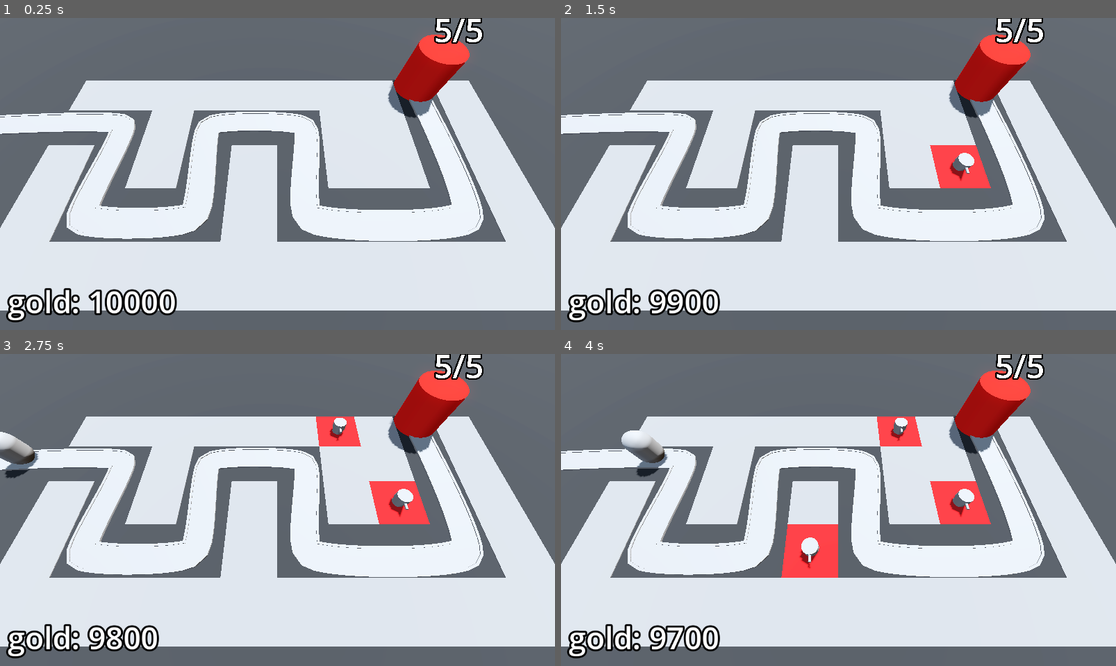
Above: before the commit, frames 1-4 (two rows, left to right).
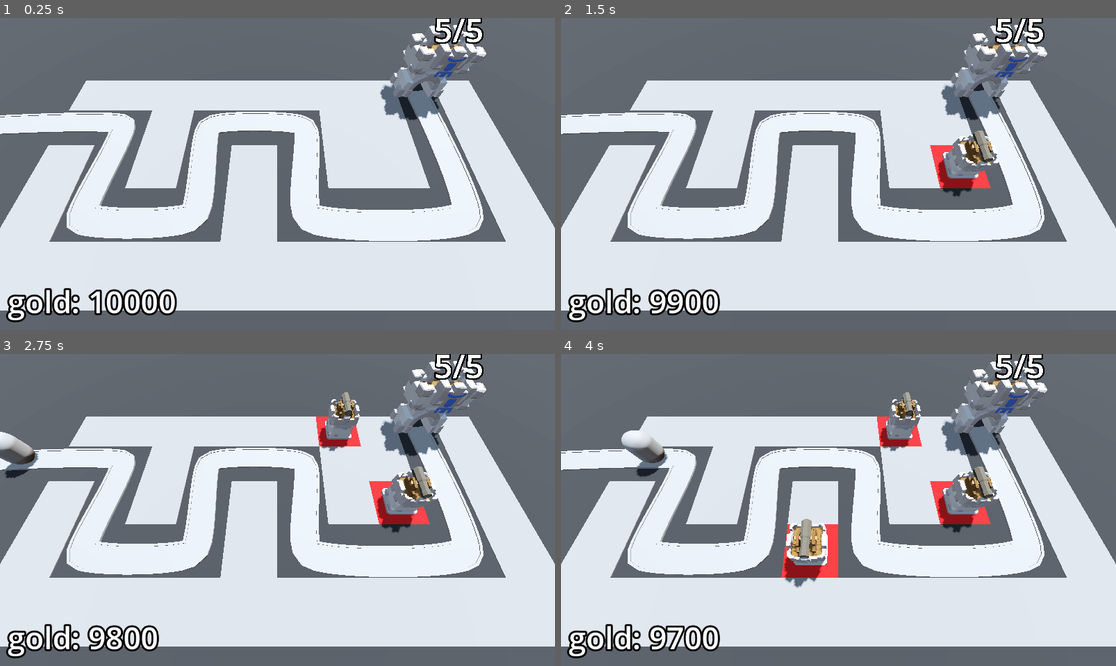
Above: after the commit, the same moments.

Repository: AllanSechrist/BarbarianBlaster
Game: Godot game, scene res://BaseLevel.tscn
Two runs of this game, one before a commit and one after it. Both use one fixed random seed, a clock stepped at 60 frames per second and the inputs below.
Inputs (mouse positions are in pixels of both pictures, inside the frame that each line leads up to):
- Up to frame 1 (0.25 s): no input
- Up to frame 2 (1.5 s): tap Enter at 0.5 s; move the mouse to (960, 158) at 0.52 s; press the mouse at (960, 158) at 0.53 s; tap Space at 1.25 s; move the mouse to (727, 189) at 1.27 s; release the mouse at (727, 189) at 1.28 s; click (727, 189) at 1.35 s
- Up to frame 3 (2.75 s): tap Enter at 2 s; move the mouse to (333, 441) at 2.02 s; press the mouse at (333, 441) at 2.03 s
- Up to frame 4 (4 s): move the mouse to (810, 572) at 2.77 s; release the mouse at (810, 572) at 2.78 s; click (810, 572) at 2.85 s; move the mouse to (1005, 556) at 3.52 s; press the mouse at (1005, 556) at 3.53 s

The runs differ from the first frame. In frame 1, 2.4% of the frame differs, in the area x 68-88%, y 2-33%; in frame 2, 3.7%; in frame 3, 4.5%; in frame 4, 5.8%, in the area x 40-88%, y 2-76%.

Commit message:
Add assets for base and turret to game

Diff:
--- a/Base/base.tscn
+++ b/Base/base.tscn
@@ -1,19 +1,10 @@
 [gd_scene load_steps=3 format=3 uid="uid://b6a3tfb71rtov"]
 
 [ext_resource type="Script" uid="uid://bi5e6k18ll8yd" path="res://Base/base.gd" id="1_u1x2a"]
-
-[sub_resource type="StandardMaterial3D" id="StandardMaterial3D_5x8ra"]
-albedo_color = Color(0.972549, 0.09019608, 0.039215688, 1)
+[ext_resource type="PackedScene" uid="uid://dehkdk0u144ki" path="res://Assets/Base.glb" id="2_n5f2c"]
 
 [node name="Base" type="Node3D" groups=["base"]]
 script = ExtResource("1_u1x2a")
-
-[node name="CSGCylinder3D" type="CSGCylinder3D" parent="."]
-transform = Transform3D(1, 0, 0, 0, 1, 0, 0, 0, 1, 0, 2, 0)
-radius = 2.0
-height = 4.0
-sides = 32
-material = SubResource("StandardMaterial3D_5x8ra")
 
 [node name="Label3D" type="Label3D" parent="."]
 transform = Transform3D(1, 0, 0, 0, 1, 0, 0, 0, 1, 0, 5.5, 0)
@@ -21,3 +12,5 @@
 text = "Starting Health"
 font_size = 500
 outline_size = 100
+
+[node name="Base" parent="." instance=ExtResource("2_n5f2c")]
--- a/Turret/turret.gd
+++ b/Turret/turret.gd
@@ -3,8 +3,10 @@
 @export var projectile: PackedScene
 @export var turret_range := 10.0
 
-@onready var turret_top: MeshInstance3D = $TurretBase/TurretTop
+@onready var turret_top: Node3D = $TurretBase/TurretTop
 @onready var animation_player: AnimationPlayer = $AnimationPlayer
+@onready var cannon: Node3D = $TurretBase/TurretTop/Cannon
+@onready var turret_base: Node3D = $TurretBase
 
 var enemy_path: Path3D
 var target: PathFollow3D
@@ -12,15 +14,15 @@
 func _physics_process(delta: float) -> void:
 	target = find_best_target()
 	if target:
-		look_at(target.global_position, Vector3.UP, true)
+		turret_base.look_at(target.global_position, Vector3.UP, true)
 
 func _on_timer_timeout() -> void:
 	if target:
 		var shot = projectile.instantiate()
 		animation_player.play("fire")
 		add_child(shot)
-		shot.global_position = turret_top.global_position
-		shot.direction = global_transform.basis.z
+		shot.global_position = cannon.global_position
+		shot.direction = turret_base.global_transform.basis.z
 
 func find_best_target() -> PathFollow3D:
 	var best_target = null
--- a/Turret/turret.tscn
+++ b/Turret/turret.tscn
@@ -1,20 +1,24 @@
-[gd_scene load_steps=9 format=3 uid="uid://d01unib15e15u"]
+[gd_scene load_steps=8 format=3 uid="uid://d01unib15e15u"]
 
 [ext_resource type="Script" uid="uid://coqbxcwumauv" path="res://Turret/turret.gd" id="1_5kpma"]
 [ext_resource type="PackedScene" uid="uid://dhke6s5rq7xo4" path="res://Turret/projectile.tscn" id="2_djkev"]
+[ext_resource type="PackedScene" uid="uid://cccce5hh3tb12" path="res://Assets/Cannon.glb" id="3_r754r"]
+[ext_resource type="PackedScene" uid="uid://bk36bewotoxdt" path="res://Assets/TurretBase.glb" id="4_2avlq"]
 
-[sub_resource type="CylinderMesh" id="CylinderMesh_cb20n"]
-height = 1.0
-
-[sub_resource type="CylinderMesh" id="CylinderMesh_5kpma"]
-top_radius = 0.6
-bottom_radius = 0.6
-height = 0.6
-
-[sub_resource type="CylinderMesh" id="CylinderMesh_djkev"]
-top_radius = 0.1
-bottom_radius = 0.1
-height = 0.5
+[sub_resource type="Animation" id="Animation_ttsi1"]
+length = 0.001
+tracks/0/type = "value"
+tracks/0/imported = false
+tracks/0/enabled = true
+tracks/0/path = NodePath("TurretBase/TurretTop:position")
+tracks/0/interp = 1
+tracks/0/loop_wrap = true
+tracks/0/keys = {
+"times": PackedFloat32Array(0),
+"transitions": PackedFloat32Array(1),
+"update": 0,
+"values": [Vector3(0, 0.3, 0)]
+}
 
 [sub_resource type="Animation" id="Animation_djkev"]
 resource_name = "fire"
@@ -22,29 +26,14 @@
 tracks/0/type = "value"
 tracks/0/imported = false
 tracks/0/enabled = true
-tracks/0/path = NodePath("TurretBase/TurretTop/Barrel:position")
+tracks/0/path = NodePath("TurretBase/TurretTop:position")
 tracks/0/interp = 1
 tracks/0/loop_wrap = true
 tracks/0/keys = {
 "times": PackedFloat32Array(0, 0.3),
 "transitions": PackedFloat32Array(1, 1),
 "update": 0,
-"values": [Vector3(0, 0, 0.4), Vector3(0, 0, 0.8)]
-}
-
-[sub_resource type="Animation" id="Animation_ttsi1"]
-length = 0.001
-tracks/0/type = "value"
-tracks/0/imported = false
-tracks/0/enabled = true
-tracks/0/path = NodePath("TurretBase/TurretTop/Barrel:position")
-tracks/0/interp = 1
-tracks/0/loop_wrap = true
-tracks/0/keys = {
-"times": PackedFloat32Array(0),
-"transitions": PackedFloat32Array(1),
-"update": 0,
-"values": [Vector3(0, 0, 0.8)]
+"values": [Vector3(0, 0.3, 0), Vector3(0, 0.3, 0.4)]
 }
 
 [sub_resource type="AnimationLibrary" id="AnimationLibrary_ttsi1"]
@@ -57,17 +46,14 @@
 script = ExtResource("1_5kpma")
 projectile = ExtResource("2_djkev")
 
-[node name="TurretBase" type="MeshInstance3D" parent="."]
+[node name="TurretBase" type="Node3D" parent="."]
 transform = Transform3D(1, 0, 0, 0, 1, 0, 0, 0, 1, 0, 0.5, 0)
-mesh = SubResource("CylinderMesh_cb20n")
 
-[node name="TurretTop" type="MeshInstance3D" parent="TurretBase"]
+[node name="TurretTop" type="Node3D" parent="TurretBase"]
 transform = Transform3D(1, 0, 0, 0, 1, 0, 0, 0, 1, 0, 0.3, 0)
-mesh = SubResource("CylinderMesh_5kpma")
 
-[node name="Barrel" type="MeshInstance3D" parent="TurretBase/TurretTop"]
-transform = Transform3D(1, 0, 0, 0, -4.371139e-08, -1, 0, 1, -4.371139e-08, 0, 0, 0.8)
-mesh = SubResource("CylinderMesh_djkev")
+[node name="Cannon" parent="TurretBase/TurretTop" instance=ExtResource("3_r754r")]
+transform = Transform3D(1, 0, 0, 0, 1, 0, 0, 0, 1, 0, 1.4, 0)
 
 [node name="Timer" type="Timer" parent="."]
 autostart = true
@@ -77,4 +63,6 @@
 &"": SubResource("AnimationLibrary_ttsi1")
 }
 
+[node name="TurretBase2" parent="." instance=ExtResource("4_2avlq")]
+
 [connection signal="timeout" from="Timer" to="." method="_on_timer_timeout"]
Binary file added: Assets/Base.glb
Not shown, added: Assets/Base.glb.import
Binary file added: Assets/Base_Castle-metallic.png-Castle-roughness.png
Not shown, added: Assets/Base_Castle-metallic.png-Castle-roughness.png.import
Binary file added: Assets/Base_castle-colour-palette.png
Not shown, added: Assets/Base_castle-colour-palette.png.import
Binary file added: Assets/Cannon.glb
Not shown, added: Assets/Cannon.glb.import
Binary file added: Assets/Cannon_Castle-metallic.png-Castle-roughness.png
Not shown, added: Assets/Cannon_Castle-metallic.png-Castle-roughness.png.import
Binary file added: Assets/Cannon_castle-colour-palette.png
Not shown, added: Assets/Cannon_castle-colour-palette.png.import
(and 18 more such lines)
